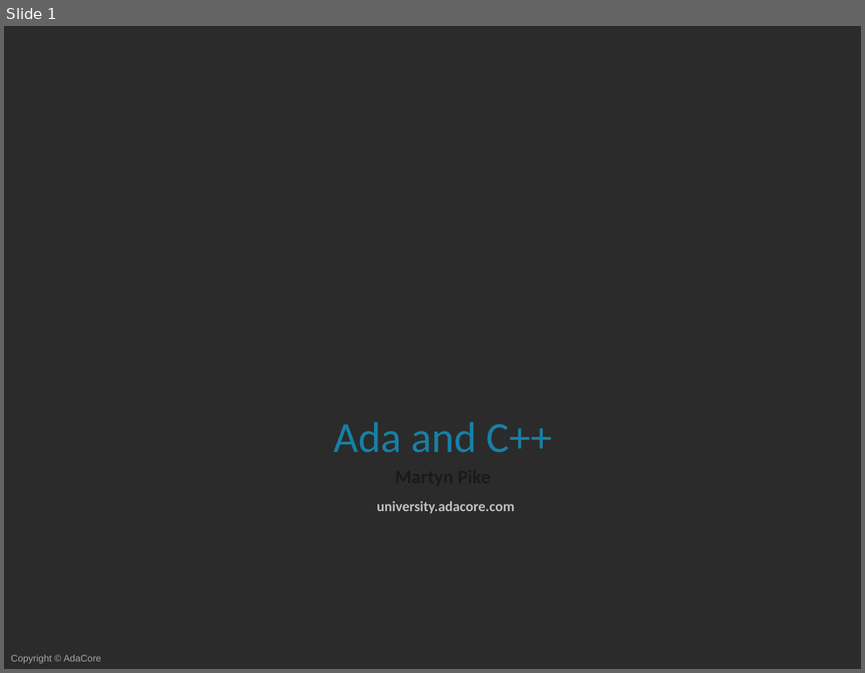
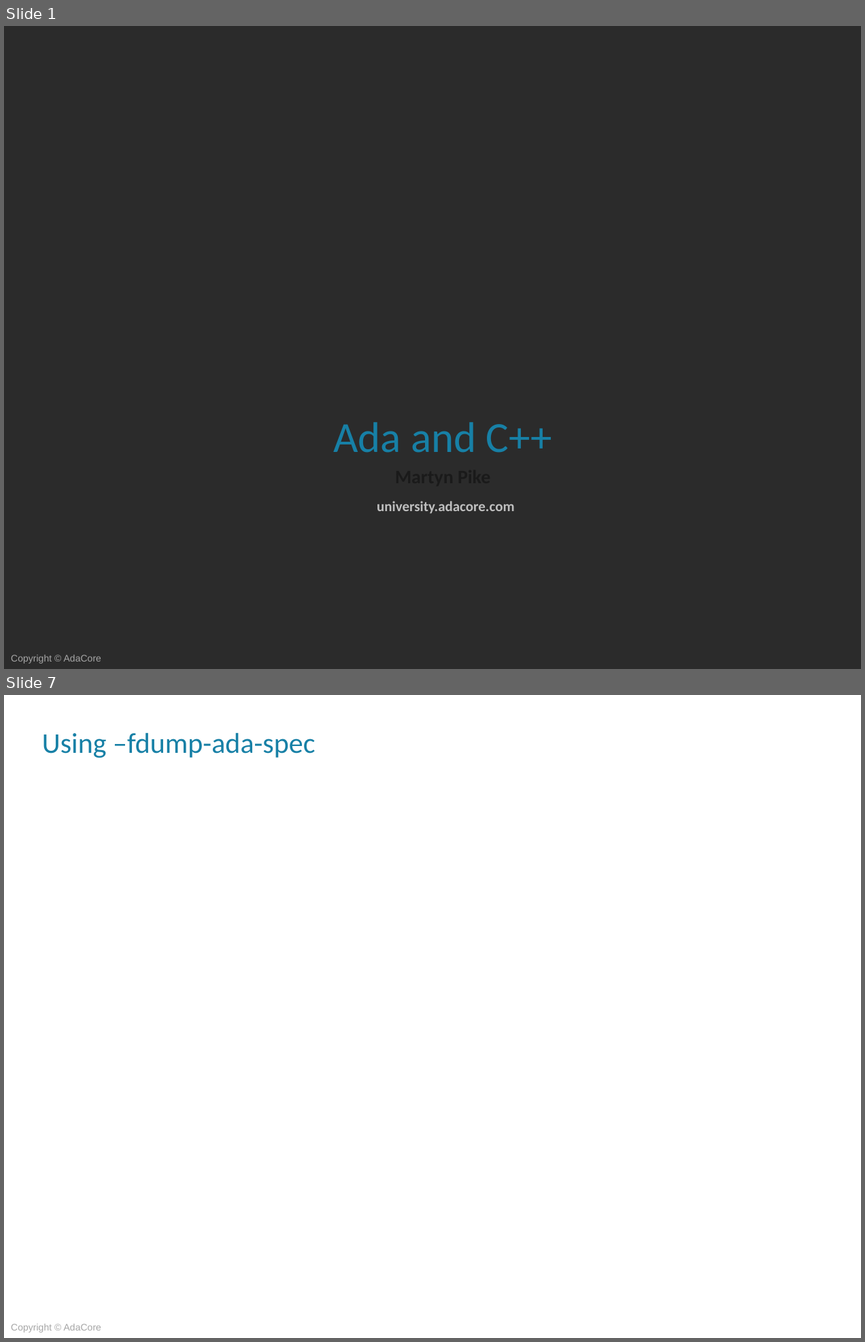
Before and after one commit to AdaCoreU/Courses, a slide deck: lectures/04_Mixed_Language_Programming_In_Ada/03_Ada_and_C++/Slides/03_Ada_and_C++.pptx. Shown one above the other, each under a label of ours: slide 1 before the commit, slides 1 and 7 after it; the slides between them are not shown. The pictures are 865x673 and 865x1342 pixels, drawn with LibreOffice and Linux fonts; fonts in the diff are those of the drawing; background and template pictures are left out; a plain dark background stands for a picture behind light text. Boxes give left, top, right and bottom in pixels: in the first picture for what was removed or moved away, otherwise in the second. Text is boxed around its words. In the diff, an @@ line names an element or a change of style, - is before the commit and + after.

```diff
--- a/lectures/04_Mixed_Language_Programming_In_Ada/03_Ada_and_C++/Slides/03_Ada_and_C++.pptx
+++ b/lectures/04_Mixed_Language_Programming_In_Ada/03_Ada_and_C++/Slides/03_Ada_and_C++.pptx
@@ slide 7 added at (4, 695, 861, 1338), background picture (left out); not listed: 1 template element that a slide beside it also shows @@
@@ title added at (42, 732, 315, 758), 24 pt, text #1780A6 @@
+Using –fdump-ada-spec
```
Also in this commit, not shown: 7 other slides added, 1 slide removed.
